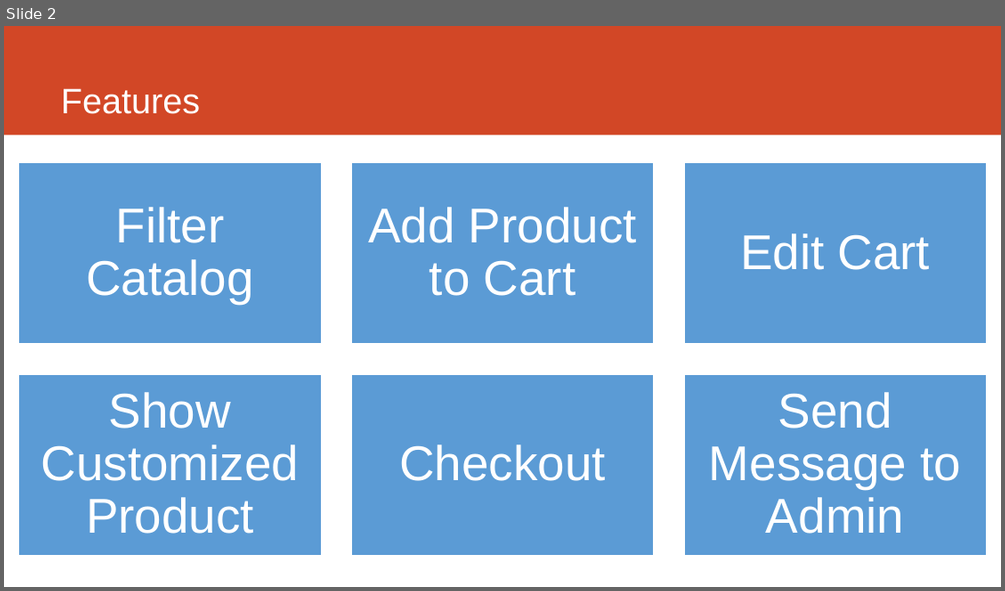
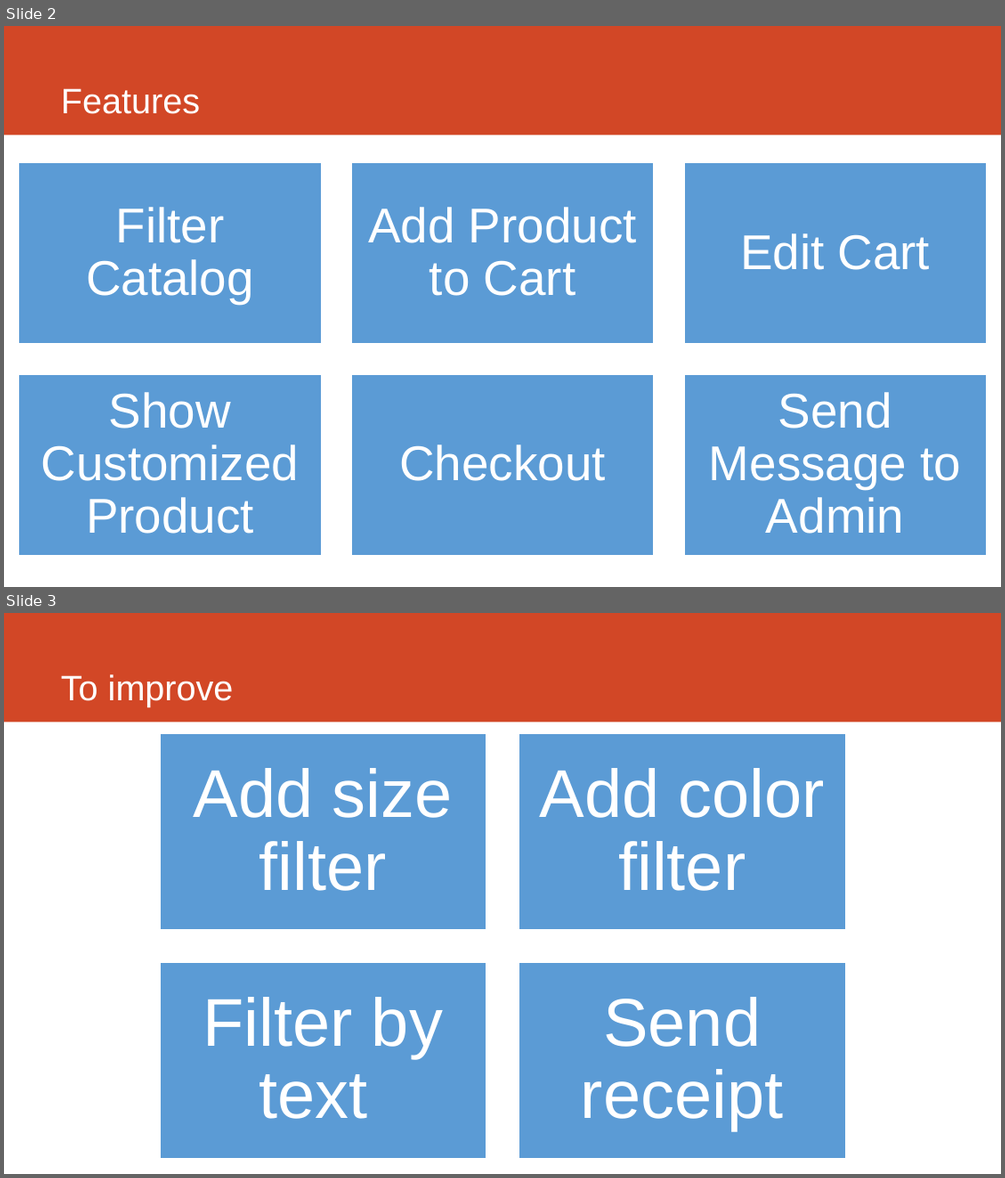
Before and after one commit to mofobo/ecommerce, a slide deck: Presentation1.pptx. Shown one above the other, each under a label of ours: slide 2 before the commit, slides 2 and 3 after it. The pictures are 1005x591 and 1005x1178 pixels, drawn with LibreOffice and Linux fonts; fonts in the diff are those of the drawing. Boxes give left, top, right and bottom in pixels: in the first picture for what was removed or moved away, otherwise in the second. Text is boxed around its words. In the diff, an @@ line names an element or a change of style, - is before the commit and + after.

```diff
--- a/Presentation1.pptx
+++ b/Presentation1.pptx
@@ slide 3 added at [4,613,1001,1174], background #FFFFFF; not listed: 1 template element that a slide beside it also shows @@
@@ title added at [61,674,234,707], 34 pt, text #FFFFFF @@
+To improve
@@ group added at [161,734,846,1159]: 4 rectangles, 4 texts @@
+Add size filter
+Add color filter
+Filter by text
+Send receipt
```
Also in this commit, not shown: 1 other slide added, 4 other files.
